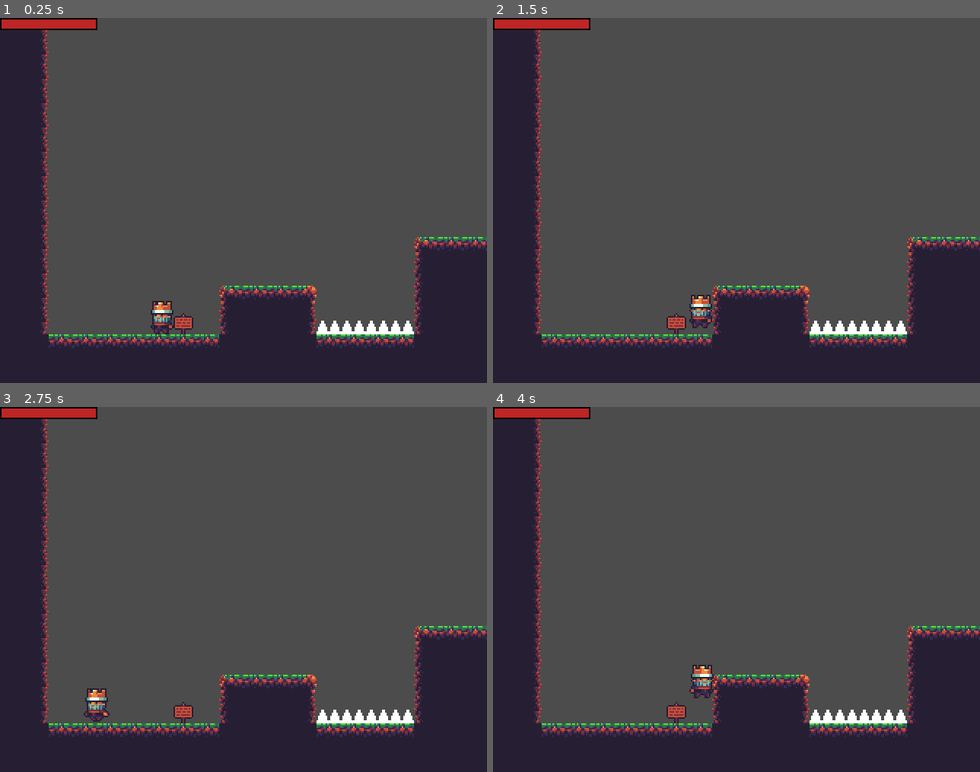
Above: before the commit, frames 1-4 (two rows, left to right).
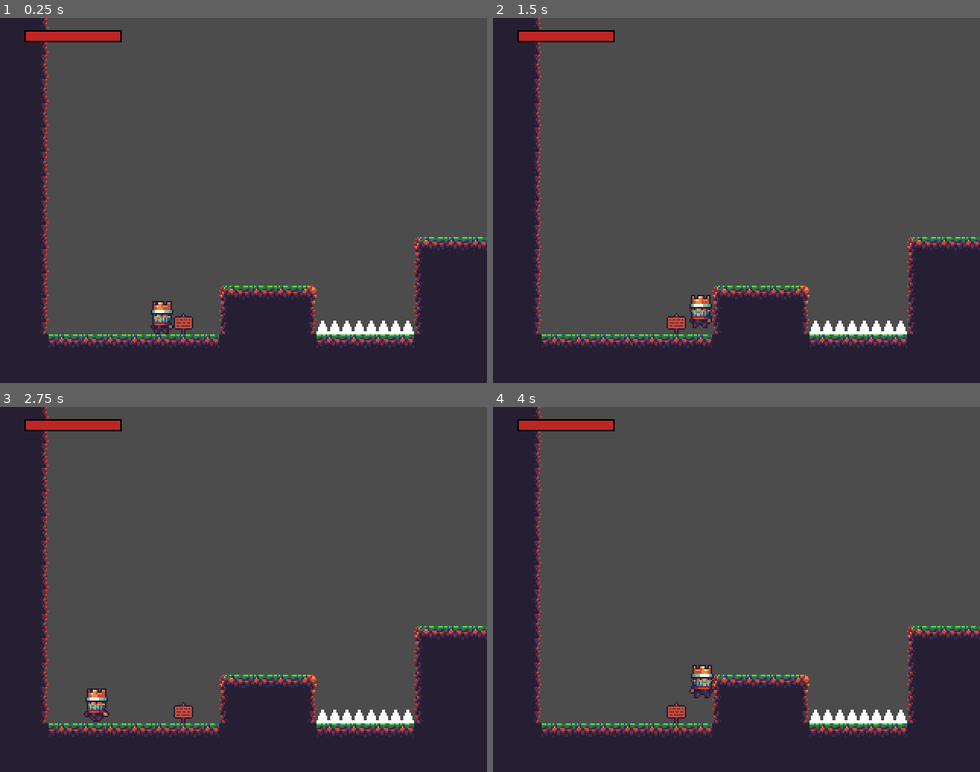
Above: after the commit, the same moments.

Repository: D-Waack/Godot_Sidescroller_Movement
Game: Godot game, scene res://Managing/Game.tscn
Two runs of this game, one before a commit and one after it. Both use one fixed random seed, a clock stepped at 60 frames per second and the inputs below.
Inputs:
- Up to frame 1 (0.25 s): no input
- Up to frame 2 (1.5 s): tap Enter at 0.5 s; hold Right (ui_right) from 0.53 s (still down); tap Up (ui_up) at 0.77 s
- Up to frame 3 (2.75 s): tap Up (ui_up) at 1.52 s; release Right (ui_right) at 2.03 s; hold Left (ui_left) from 2.03 s (still down)
- Up to frame 4 (4 s): release Left (ui_left) at 2.78 s; hold Right (ui_right) from 2.78 s (still down); tap Up (ui_up) at 3.02, 3.77 s

The runs differ from the first frame. In frame 1, 1.3% of the frame differs, in the area x 0-25%, y 0-7%; in frame 2, 1.3%; in frame 3, 1.3%; in frame 4, 1.3%.

Commit message:
Adjust healthbar visuals

Diff:
--- a/Player/HealthBar.gd
+++ b/Player/HealthBar.gd
@@ -1,11 +1,14 @@
 extends Control
 
-onready var health_bar = $TextureProgress
+onready var health_bar = $TrueBar
+onready var slow_bar = $SlowBar
 
 func update_health(health):
-	#health_bar.value = health
+	health_bar.value = health
 	var tween = create_tween().set_trans(Tween.TRANS_CUBIC).set_ease(Tween.EASE_OUT)
-	tween.tween_property(health_bar, "value", health, 0.5)
+	tween.tween_property(slow_bar, "value", health, 0.6)
+
 
 func updated_max_health(max_health):
 	health_bar.max_value = max_health
+	slow_bar.max_value = max_health
--- a/Player/Player.gd
+++ b/Player/Player.gd
@@ -8,6 +8,7 @@
 # visual nodes
 onready var sprite : Sprite = $Sprite
 onready var animator : AnimationTree = $AnimationTree
+onready var damage_animator : AnimationPlayer = $DamageAnimator
 # raycast nodes
 onready var left_wall_raycasts : Node2D = $WallRaycasts/LeftRays
 onready var right_wall_raycasts : Node2D = $WallRaycasts/RightRays
@@ -208,6 +209,8 @@
 	if invulnerability_timer.is_stopped():
 		invulnerability_timer.start()
 		set_health(health - value)
+		damage_animator.play("damage")
+		damage_animator.queue("blink")
 
 func kill():
 	print("RIP!")
@@ -228,3 +231,6 @@
 
 func _on_CoyoteJumpTimer_timeout():
 	can_coyote_jump = false
+
+func _on_InvulnerabilityTimer_timeout():
+	damage_animator.play("RESET")
--- a/Player/Player.tscn
+++ b/Player/Player.tscn
@@ -1,10 +1,11 @@
-[gd_scene load_steps=36 format=2]
+[gd_scene load_steps=40 format=2]
 
 [ext_resource path="res://Images/Characters/king_crimson.png" type="Texture" id=1]
 [ext_resource path="res://Player/Player.gd" type="Script" id=2]
 [ext_resource path="res://Player/AnimationTree.gd" type="Script" id=3]
 [ext_resource path="res://Images/HUD/healthbar_border.png" type="Texture" id=4]
 [ext_resource path="res://Images/HUD/healthbar.png" type="Texture" id=5]
+[ext_resource path="res://Images/HUD/healthbar_damage.png" type="Texture" id=6]
 [ext_resource path="res://Player/HealthBar.gd" type="Script" id=7]
 [ext_resource path="res://Images/HUD/healthbar_fill.png" type="Texture" id=8]
 
@@ -136,6 +137,66 @@
 "transitions": PoolRealArray( 1 ),
 "update": 1,
 "values": [ 4 ]
+}
+
+[sub_resource type="Animation" id=30]
+length = 0.001
+tracks/0/type = "value"
+tracks/0/path = NodePath("Sprite:modulate")
+tracks/0/interp = 1
+tracks/0/loop_wrap = true
+tracks/0/imported = false
+tracks/0/enabled = true
+tracks/0/keys = {
+"times": PoolRealArray( 0 ),
+"transitions": PoolRealArray( 1 ),
+"update": 0,
+"values": [ Color( 1, 1, 1, 1 ) ]
+}
+tracks/1/type = "value"
+tracks/1/path = NodePath("Sprite:visible")
+tracks/1/interp = 1
+tracks/1/loop_wrap = true
+tracks/1/imported = false
+tracks/1/enabled = true
+tracks/1/keys = {
+"times": PoolRealArray( 0 ),
+"transitions": PoolRealArray( 1 ),
+"update": 0,
+"values": [ true ]
+}
+
+[sub_resource type="Animation" id=32]
+resource_name = "blink"
+length = 0.2
+loop = true
+tracks/0/type = "value"
+tracks/0/path = NodePath("Sprite:visible")
+tracks/0/interp = 1
+tracks/0/loop_wrap = true
+tracks/0/imported = false
+tracks/0/enabled = true
+tracks/0/keys = {
+"times": PoolRealArray( 0, 0.1, 0.2 ),
+"transitions": PoolRealArray( 1, 1, 1 ),
+"update": 1,
+"values": [ true, false, true ]
+}
+
+[sub_resource type="Animation" id=31]
+resource_name = "damage"
+length = 0.2
+tracks/0/type = "value"
+tracks/0/path = NodePath("Sprite:modulate")
+tracks/0/interp = 1
+tracks/0/loop_wrap = true
+tracks/0/imported = false
+tracks/0/enabled = true
+tracks/0/keys = {
+"times": PoolRealArray( 0, 0.1, 0.2 ),
+"transitions": PoolRealArray( 1, 1, 1 ),
+"update": 0,
+"values": [ Color( 1, 1, 1, 1 ), Color( 0.760784, 0.101961, 0.101961, 1 ), Color( 1, 1, 1, 1 ) ]
 }
 
 [sub_resource type="AnimationNodeAnimation" id=8]
@@ -224,6 +285,11 @@
 anims/run = SubResource( 3 )
 anims/wall_slide = SubResource( 26 )
 
+[node name="DamageAnimator" type="AnimationPlayer" parent="."]
+anims/RESET = SubResource( 30 )
+anims/blink = SubResource( 32 )
+anims/damage = SubResource( 31 )
+
 [node name="AnimationTree" type="AnimationTree" parent="."]
 tree_root = SubResource( 15 )
 anim_player = NodePath("../Animator")
@@ -268,23 +334,32 @@
 one_shot = true
 
 [node name="InvulnerabilityTimer" type="Timer" parent="Timers"]
-wait_time = 0.6
+wait_time = 0.9
 one_shot = true
 
 [node name="HUD" type="CanvasLayer" parent="."]
 
 [node name="HealthBar" type="Control" parent="HUD"]
+margin_left = 16.0
+margin_top = 8.0
 margin_right = 40.0
 margin_bottom = 40.0
 script = ExtResource( 7 )
 
-[node name="TextureProgress" type="TextureProgress" parent="HUD/HealthBar"]
+[node name="SlowBar" type="TextureProgress" parent="HUD/HealthBar"]
+margin_right = 64.0
+margin_bottom = 40.0
+value = 100.0
+texture_under = ExtResource( 5 )
+texture_progress = ExtResource( 6 )
+
+[node name="TrueBar" type="TextureProgress" parent="HUD/HealthBar"]
 margin_right = 40.0
 margin_bottom = 40.0
 value = 100.0
-texture_under = ExtResource( 5 )
 texture_over = ExtResource( 4 )
 texture_progress = ExtResource( 8 )
 
 [connection signal="timeout" from="Timers/JumpBufferTimer" to="." method="_on_JumpBufferTimer_timeout"]
 [connection signal="timeout" from="Timers/CoyoteJumpTimer" to="." method="_on_CoyoteJumpTimer_timeout"]
+[connection signal="timeout" from="Timers/InvulnerabilityTimer" to="." method="_on_InvulnerabilityTimer_timeout"]
Binary file added: Images/HUD/healthbar_damage.png
Not shown, added: Images/HUD/healthbar_damage.png.import
